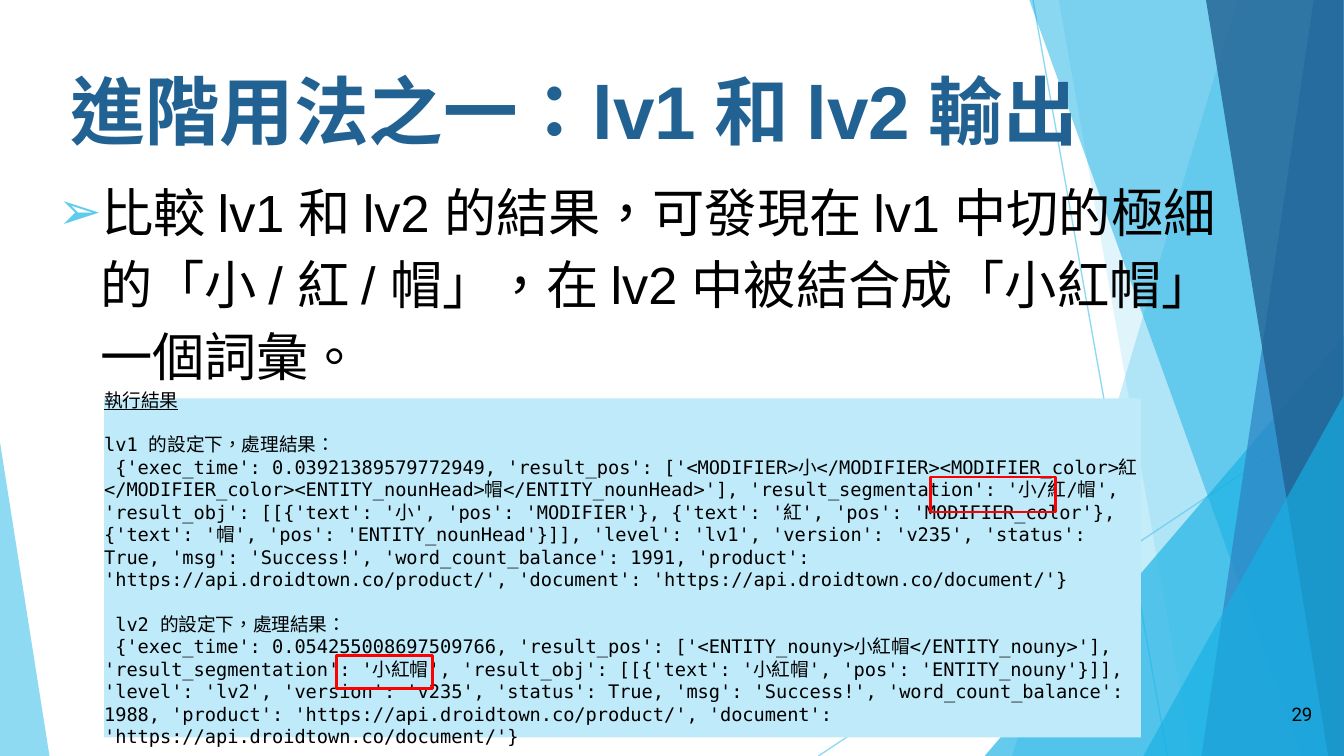
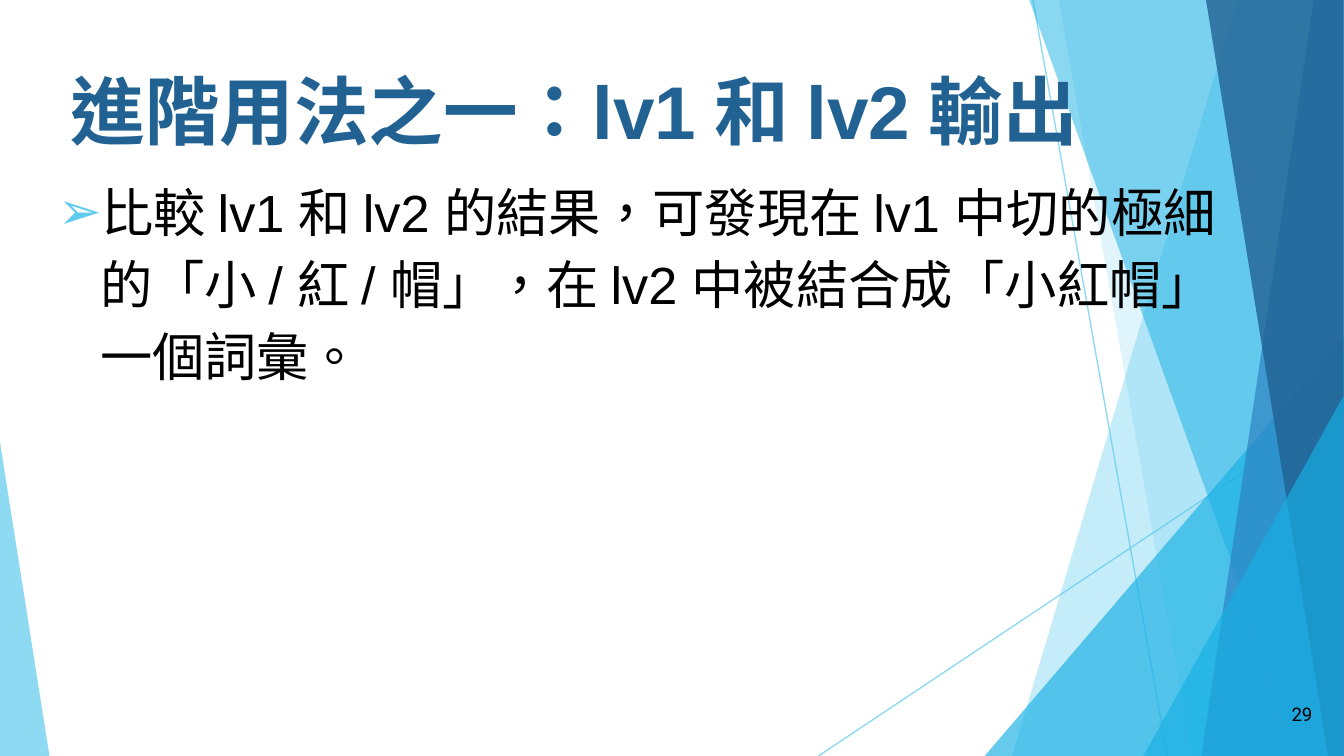
Before and after one commit to howardsukuan/textual-data-analysis-python, a slide deck: slide 29 of week01/文本分析與程式設計Week01.pptx. Drawn at 1344x756 pixels with LibreOffice and Linux fonts; fonts in the diff are those of the drawing. Boxes give left, top, right and bottom in pixels: in the first picture for what was removed or moved away, otherwise in the second. Text is boxed around its words. In the diff, an @@ line names an element or a change of style, - is before the commit and + after.

```diff
--- a/week01/文本分析與程式設計Week01.pptx
+++ b/week01/文本分析與程式設計Week01.pptx
@@ rectangle removed at bbox=[103, 398, 1140, 737] @@
-執行結果
-lv1 的設定下，處理結果：
-{'exec_time': 0.03921389579772949, 'result_pos': ['<MODIFIER>小</MODIFIER><MODIFIER_color>紅</MODIFIER_color><ENTITY_nounHead>帽</ENTITY_nounHead>'], 'result_segmentation': '小/紅/帽', 'result_obj': [[{'text': '小', 'pos': 'MODIFIER'}, {'text': '紅', 'pos': 'MODIFIER_color'}, {'text': '帽', 'pos': 'ENTITY_nounHead'}]], 'level': 'lv1', 'version': 'v235', 'status': True, 'msg': 'Success!', 'word_count_balance': 1991, 'product': 'https://api.droidtown.co/product/', 'document': 'https://api.droidtown.co/document/'}
-lv2 的設定下，處理結果：
-{'exec_time': 0.054255008697509766, 'result_pos': ['<ENTITY_nouny>小紅帽</ENTITY_nouny>'], 'result_segmentation': '小紅帽', 'result_obj': [[{'text': '小紅帽', 'pos': 'ENTITY_nouny'}]], 'level': 'lv2', 'version': 'v235', 'status': True, 'msg': 'Success!', 'word_count_balance': 1988, 'product': 'https://api.droidtown.co/product/', 'document': 'https://api.droidtown.co/document/'}
@@ rectangle removed at bbox=[930, 477, 1055, 512] @@
@@ rectangle removed at bbox=[337, 656, 433, 689] @@
```
Also in this commit, not shown: 1 other slide changed, 1 slide added, 2 other files.
